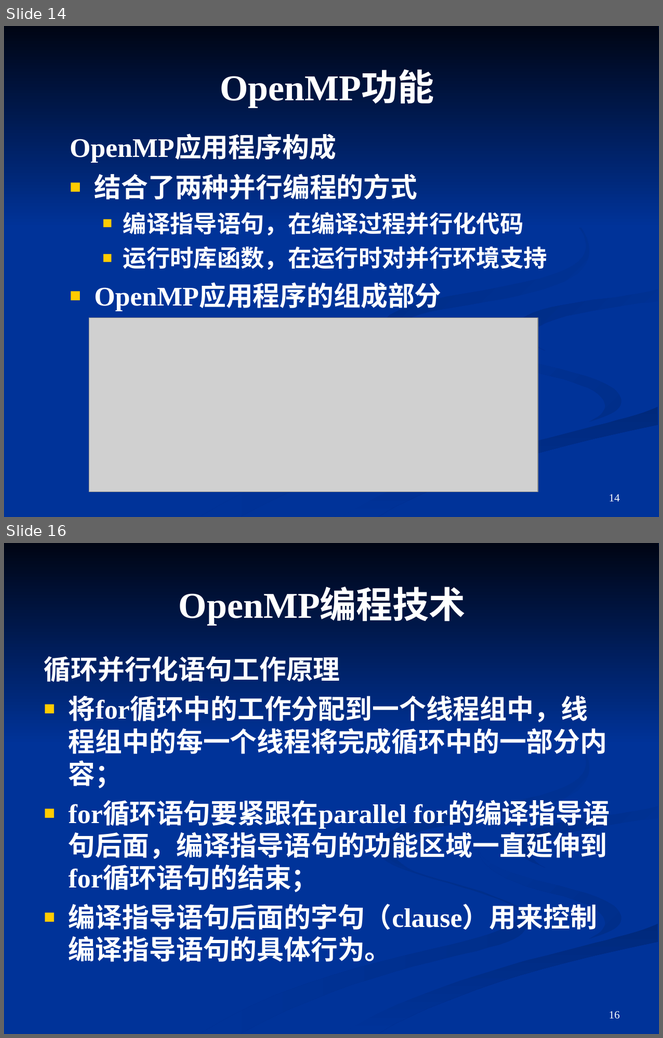
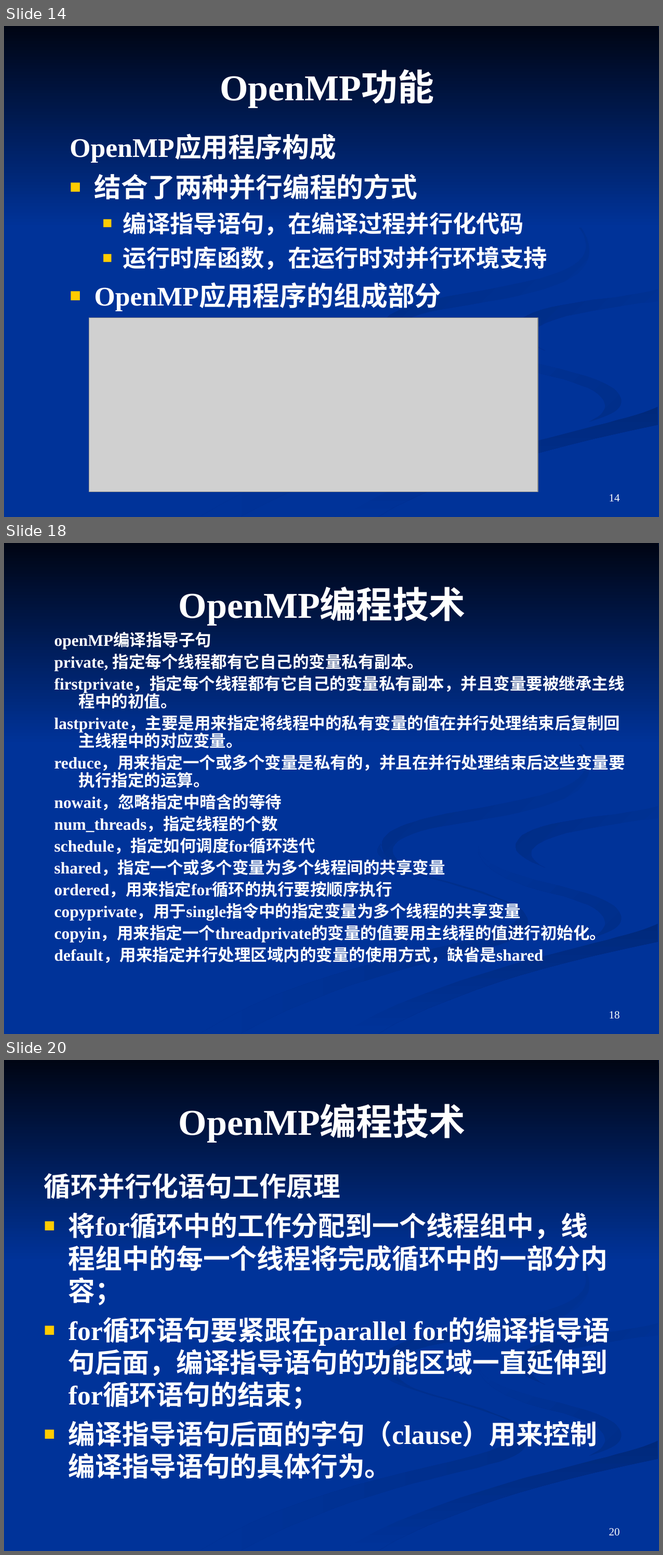
Before and after one commit to cedarli/linux, a slide deck: openMP/doc/OpenMP.ppt. Shown one above the other, each under a label of ours: slides 14 and 16 before the commit, slides 14, 18 and 20 after it; the slides between them are not shown. The pictures are 663x1038 and 663x1555 pixels, drawn with LibreOffice and Linux fonts; fonts in the diff are those of the drawing; grey boxes stand for pictures. Boxes give left, top, right and bottom in pixels: in the first picture for what was removed or moved away, otherwise in the second. Text is boxed around its words. In the diff, an @@ line names an element or a change of style, - is before the commit and + after.

```diff
--- a/openMP/doc/OpenMP.ppt
+++ b/openMP/doc/OpenMP.ppt
@@ slide 18 added at box(4, 543, 659, 1034), background #003399; not listed: 7 template elements that a slide beside it also shows @@
@@ title added at box(179, 589, 466, 625), 40 pt, text #FFFFFF, bold @@
+OpenMP编程技术
@@ text added at box(54, 633, 625, 964), 18 pt, text #FFFFFF, bold @@
+openMP编译指导子句
+private, 指定每个线程都有它自己的变量私有副本。
+firstprivate，指定每个线程都有它自己的变量私有副本，并且变量要被继承主线程中的初值。
+lastprivate，主要是用来指定将线程中的私有变量的值在并行处理结束后复制回主线程中的对应变量。
+reduce，用来指定一个或多个变量是私有的，并且在并行处理结束后这些变量要执行指定的运算。
+nowait，忽略指定中暗含的等待
+num_threads，指定线程的个数
+schedule，指定如何调度for循环迭代
+shared，指定一个或多个变量为多个线程间的共享变量
+ordered，用来指定for循环的执行要按顺序执行
+copyprivate，用于single指令中的指定变量为多个线程的共享变量
+copyin，用来指定一个threadprivate的变量的值要用主线程的值进行初始化。
+default，用来指定并行处理区域内的变量的使用方式，缺省是shared
@@ page number added at box(609, 1012, 620, 1019), 12 pt, text #FFFFFF @@
+18
@@ what was slide 16 is now slide 20 @@
@@ page number at box(609, 1529, 620, 1536): text changed @@
-16
+20
```
Also in this commit, not shown: 6 slides changed, 3 other slides added, 1 slide removed, 5 other files.
